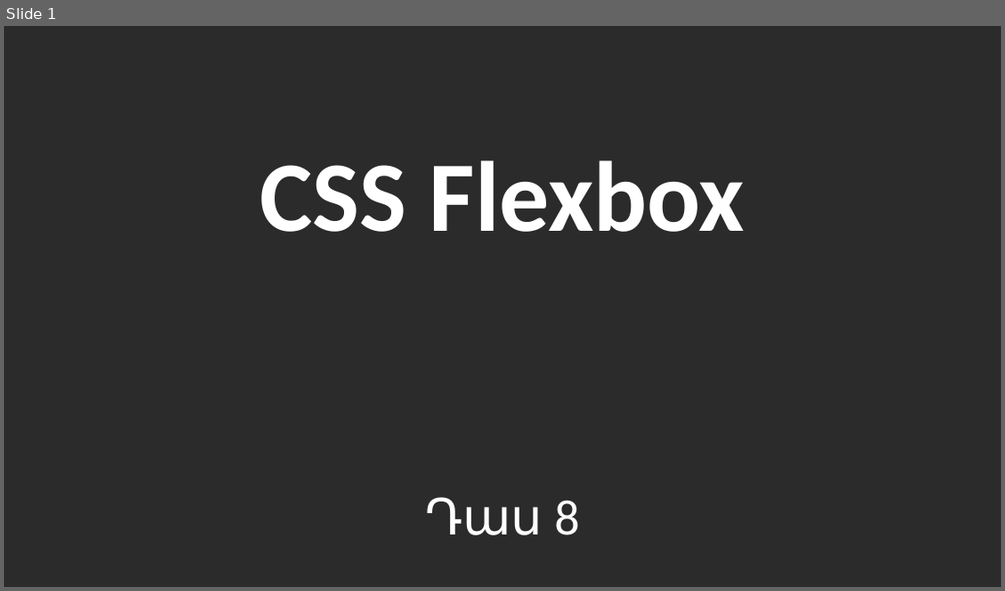
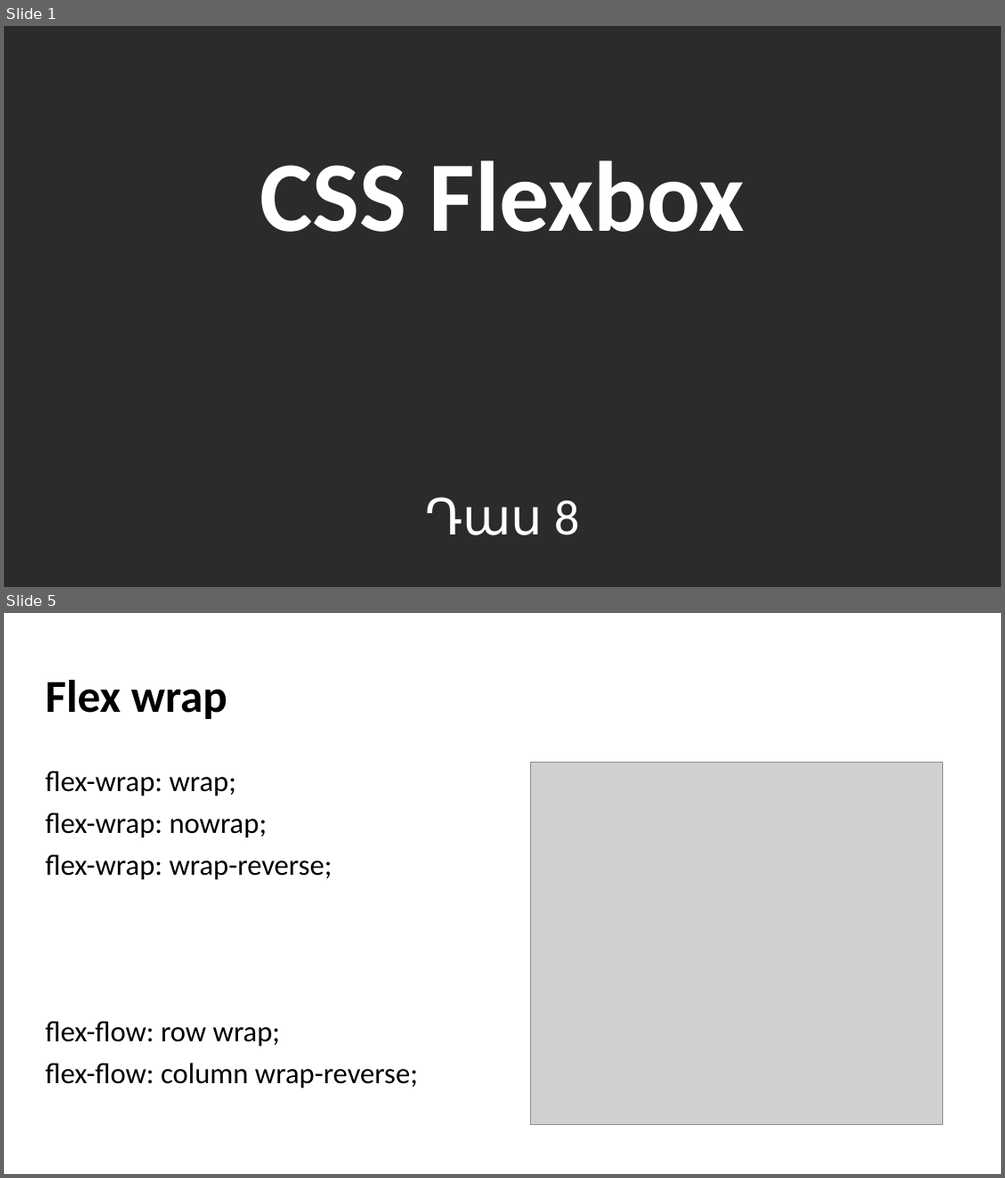
Before and after one commit to blackrainbowtest/BeeOnCode, a slide deck: HTML/08-CSS Flexbox.pptx. Shown one above the other, each under a label of ours: slide 1 before the commit, slides 1 and 5 after it; the slides between them are not shown. The pictures are 1005x591 and 1005x1178 pixels, drawn with LibreOffice and Linux fonts; fonts in the diff are those of the drawing; grey boxes stand for pictures; background and template pictures are left out; a plain dark background stands for a picture behind light text. Boxes give left, top, right and bottom in pixels: in the first picture for what was removed or moved away, otherwise in the second. Text is boxed around its words. In the diff, an @@ line names an element or a change of style, - is before the commit and + after.

```diff
--- a/HTML/08-CSS Flexbox.pptx
+++ b/HTML/08-CSS Flexbox.pptx
@@ slide 5 added at [4, 613, 1001, 1174], background picture (left out) @@
@@ title added at [45, 680, 227, 719], 44 pt, text #000000, bold @@
+Flex wrap
@@ text added at [45, 771, 418, 1088], 28 pt, text #000000 @@
+flex-wrap: wrap;
+flex-wrap: nowrap;
+flex-wrap: wrap-reverse;
+flex-flow: row wrap;
+flex-flow: column wrap-reverse;
@@ picture added at [531, 763, 942, 1126] @@
```
Also in this commit, not shown: 1 slide changed, 10 other slides added, 27 other files.
